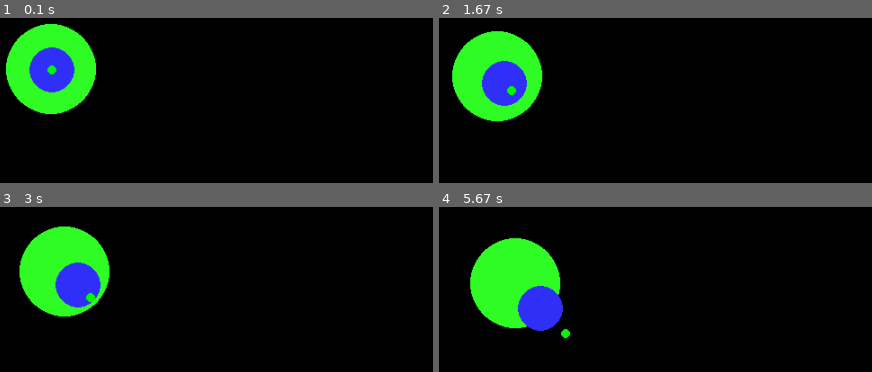
Above: before the commit, frames 1-4 (two rows, left to right).
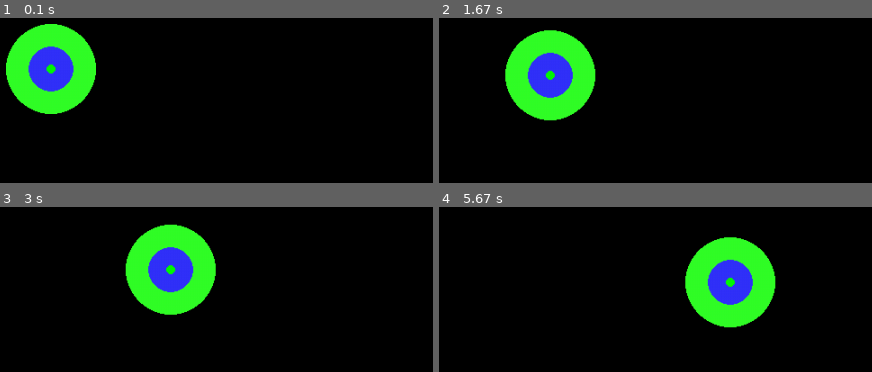
Above: after the commit, the same moments.

Repository: Helumpago/SimplePhysics
Game: pygame game, started from main.py
The game is run twice, just before and just after one commit, with the same random seed, the same clock (stepped at 60 frames per second) and the same inputs.
Inputs:
- Up to frame 1 (0.1 s): no input
- Up to frame 2 (1.67 s): no input
- Up to frame 3 (3 s): no input
- Up to frame 4 (5.67 s): no input

The runs differ from the first frame. In frame 1, 0.4% of the frame differs, in the area x 6-18%, y 16-46%; in frame 2, 14%; in frame 3, 18%; in frame 4, 19%, in the area x 7-78%, y 18-80%.

Commit message:
The step stage is now event-driven, as opposed to being only a single callable method.

Diff:
--- a/event.py
+++ b/event.py
@@ -17,8 +17,12 @@
 		BaseObj.__init__(self, parent = parent, Name = Name)
 		self.cb = cb
 
-	def __call__(self):
-		self.cb()
+	"""
+	" Runs the given callback
+	" @param parent: Reference to the event that this callback belongs to
+	"""
+	def __call__(self, parent):
+		self.cb(parent)
 
 """
 " Container for multiple callbacks.  Provides methods that will decide
@@ -51,10 +55,16 @@
 		if self.fire != True:
 			return
 
+		self.forceRun()
+
+	"""
+	" Runs all registered callbacks, regardless of whether the condition was met
+	"""
+	def forceRun(self):
 		## Loop through and run all callbacks that directly descend from this object ##
 		for cb in self.getChildren():
 			if hasattr(cb, '__call__'): # Ensure that this object is callable
-				cb()
+				cb(self)
 
 		self.fire = False
 
--- a/main.py
+++ b/main.py
@@ -20,16 +20,18 @@
 	for o in obj.getChildren():
 		printChildren(o, depth + 1)
 
-def quit():
-	print("Quitting")
+def velocity(event):
+	posRef = event.owner.pos
+	posRef.setValue((posRef.getValue()[0] + 50 * event.dt/1000, posRef.getValue()[1] + 5 * event.dt/1000))
 
-w = PygameModel(fps = 60)
+w = PygameModel(fps = 6)
 
 v = PygameView(parent = w, scale = 1, size = (1000, 500))
 c = PygameCircle(parent = v, Name = "Main", pos = (0, 0), radius = 50, scale = 1, color = (50, 255, 40))
 c2 = PygameCircle(parent = c, pos = (0, 0), radius = 25, scale = 1, color = (50, 50, 250))
 PygameCircle(parent = c2, pos = (0, 0), radius = 5, scale = 1, color = (0, 250, 0))
 
+c.onStep.regcb(velocity)
 w.events.getFirst("QUIT").regcb(v.close)
 w.events.getFirst("QUIT").regcb(w.close)
 w.start()
--- a/model.py
+++ b/model.py
@@ -20,6 +20,8 @@
 	def __init__(self, Name = "Model", fps = 60):
 		BaseObj.__init__(self, parent = None, Name = Name)
 		Drawable.__init__(self)
+		Physical.__init__(self)
+		self.onStep.regcb(self.step)
 		threading.Thread.__init__(self)
 		self.fps = fps
 		self.events = BaseObj(parent = self, Name = "Events") # Container for all events that this object can trigger
@@ -47,7 +49,7 @@
 	"""
 	" Calculate this object's next frame.
 	"""
-	def step(self, dt):
+	def step(self, event):
 		for ev in self.events.getChildren():
 			ev.run()
 
@@ -67,5 +69,5 @@
 	"""
 	" Closes the simulation thread
 	"""
-	def close(self):
+	def close(self, event):
 		exit()
--- a/physical.py
+++ b/physical.py
@@ -2,28 +2,25 @@
 from event import Event
 
 """
-" Defines an object that can do something during the model stage
+" Declares necessary methods to allow an object (and its children) to participate
+" 		in the modeling stage
 """
 class Physical(object):
 	"""
 	" CONSTRUCTOR
 	"""
 	def __init__(self):
-		pass
-
-	"""
-	" Actions for this object to perform during the modeling stage
-	" @param number dt: Amount of time since last frame
-	"""
-	def step(self, dt):
-		pass
+		self.onStep = Event(Name = "onStep") # Contains callbacks to run for each frame
 
 	"""
 	" Allows this object and all its children to generate their next step
 	" @param number dt: Amount of time since last frame
 	"""
 	def __step__(self, dt):
-		self.step(dt)
+		self.onStep.dt = dt
+		self.onStep.owner = self
+		self.onStep.forceRun()
+
 		for o in self.getChildren():
 			if isinstance(o, Physical):
 				o.__step__(dt)
--- a/pygame_shapes.py
+++ b/pygame_shapes.py
@@ -46,6 +46,3 @@
 		scale = self.scale.getAValue()
 		pos = (round(pos[0] * scale), round(pos[1] * scale))
 		pygame.draw.circle(view.window, self.color, pos, round(self.radius.getValue() * scale), 0)
-
-	def step(self, dt):
-		self.pos.setValue((self.pos.getValue()[0] + 5 * dt/1000, self.pos.getValue()[1] + 5 * dt/1000))
--- a/pygame_view.py
+++ b/pygame_view.py
@@ -59,7 +59,7 @@
 	"""
 	" Closes the pygame window created by this view
 	"""
-	def close(self):
+	def close(self, event):
 		if self.window != None:
 			pygame.quit()
 			self.view = None
--- a/view.py
+++ b/view.py
@@ -19,9 +19,10 @@
 	def __init__(self, parent = None, Name = "View", size = (256, 256), pos = (0, 0), scale = 1):
 		RectRegion.__init__(self, parent = parent, Name = Name, size = size, pos = pos, scale = scale)
 		Drawable.__init__(self)
+		Physical.__init__(self)
 
 	"""
 	" Closes this view
 	"""
-	def close(self):
+	def close(self, event):
 		raise NotImplementedError("View's close() method left unimplemented")
